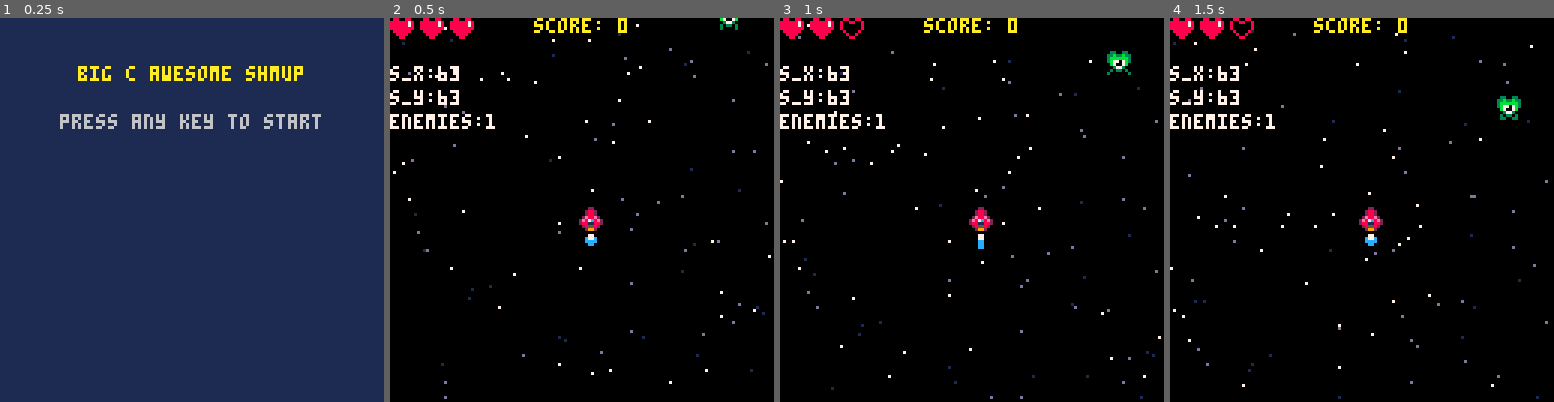
Above: before the commit, frames 1-4 (left to right).
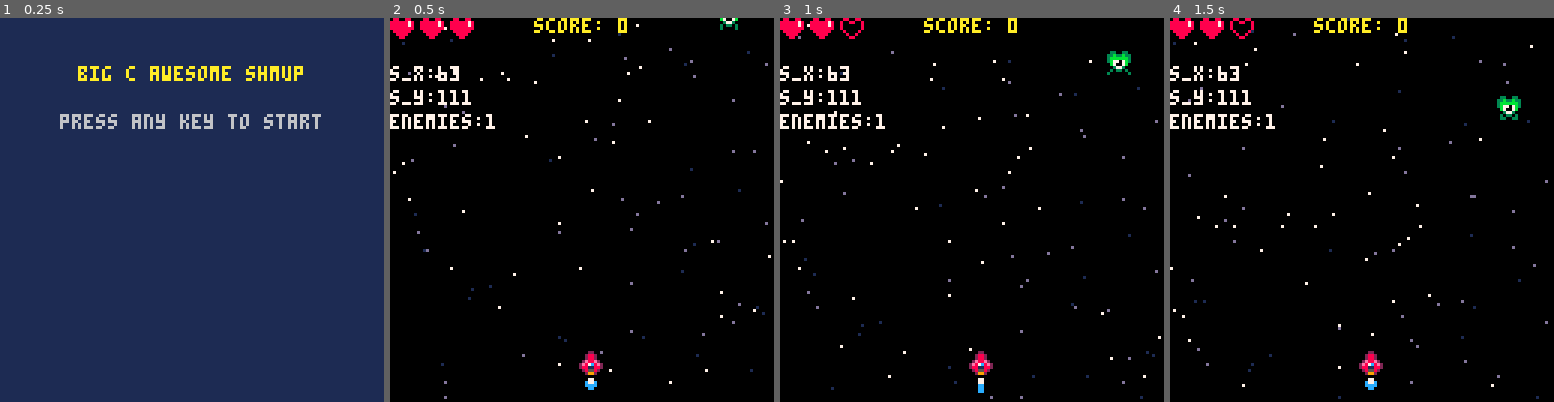
Above: after the commit, the same moments.

Repository: nascimento-cesar/pico-kombat-2
Game: PICO-8 cartridge shmup/shmup.p8
Two runs of this game, one before a commit and one after it. Both use one fixed random seed, a clock stepped at 60 frames per second and the inputs below.
Inputs:
- Up to frame 1 (0.25 s): no input
- Up to frame 2 (0.5 s): tap X (X key) at 0.33 s
- Up to frame 3 (1 s): tap O (Z key) at 0.7 s
- Up to frame 4 (1.5 s): tap X (X key) at 1.07 s

Frame 1 is identical in both runs. In frame 2, 0.8% of the frame differs, in the area x 12-56%, y 18-97%; in frame 3, 0.8%; in frame 4, 0.8%.

Commit message:
feat(shmup): create ship explosion animation

Diff:
--- a/shmup/draw.lua
+++ b/shmup/draw.lua
@@ -140,11 +140,11 @@
     local percentage = particle.max_lifespan / 100
 
     if particle.lifespan > percentage * 90 then
-      particle.color = 2
+      particle.color = particle.pallete[4]
     elseif particle.lifespan > percentage * 70 then
-      particle.color = 8
+      particle.color = particle.pallete[3]
     elseif particle.lifespan > percentage * 40 then
-      particle.color = 9
+      particle.color = particle.pallete[2]
     end
 
     circfill(particle.x, particle.y, particle.size, particle.color)
--- a/shmup/init.lua
+++ b/shmup/init.lua
@@ -20,6 +20,8 @@
   score = 0
   max_lives = 3
   lives = 3
+  initial_x = flr(map_w / 2)
+  initial_y = map_h - tile_h * 2
   invincibility_frames = 0
   modes = {
     game = 0,
@@ -66,8 +68,8 @@
 
 function set_ship()
   ship = {
-    x = flr(map_w / 2),
-    y = flr(map_h / 2),
+    x = initial_x,
+    y = initial_y,
     speed = 1.5,
     sprite = sprites.ship.default,
     thruster_sprite_i = 1
@@ -114,4 +116,8 @@
 
 function set_particles()
   particles = {}
+  particle_palletes = {
+    enemy = { 7, 9, 8, 2 },
+    ship = { 7, 14, 1, 2 }
+  }
 end
--- a/shmup/update.lua
+++ b/shmup/update.lua
@@ -99,7 +99,7 @@
         else
           sfx(sounds.hit_kill)
           -- create_explosion(enemy)
-          create_particle(enemy)
+          create_particle(enemy, particle_palletes.enemy)
           del(enemies, enemy)
           score += enemy.points
           set_enemies()
@@ -121,17 +121,18 @@
 --   )
 -- end
 
-function create_particle(enemy)
+function create_particle(object, pallete)
   local particles_count = 30
   for i = 1, particles_count do
     add(
       particles, {
-        color = 7,
+        color = pallete[1],
         size = 1 + rnd(4),
         lifespan = rnd(5),
         max_lifespan = 10 + rnd(10),
-        x = enemy.x,
-        y = enemy.y,
+        x = object.x,
+        y = object.y,
+        pallete = pallete,
         speed_x = rnd() * 4 - 2,
         speed_y = rnd() * 4 - 2
       }
@@ -208,8 +209,11 @@
 
     if ship_collided and invincibility_frames <= 0 then
       sfx(sounds.damage)
+      create_particle(ship, particle_palletes.ship)
       lives -= 1
       invincibility_frames = 30
+      ship.x = initial_x
+      ship.y = initial_y
     end
   end
 
